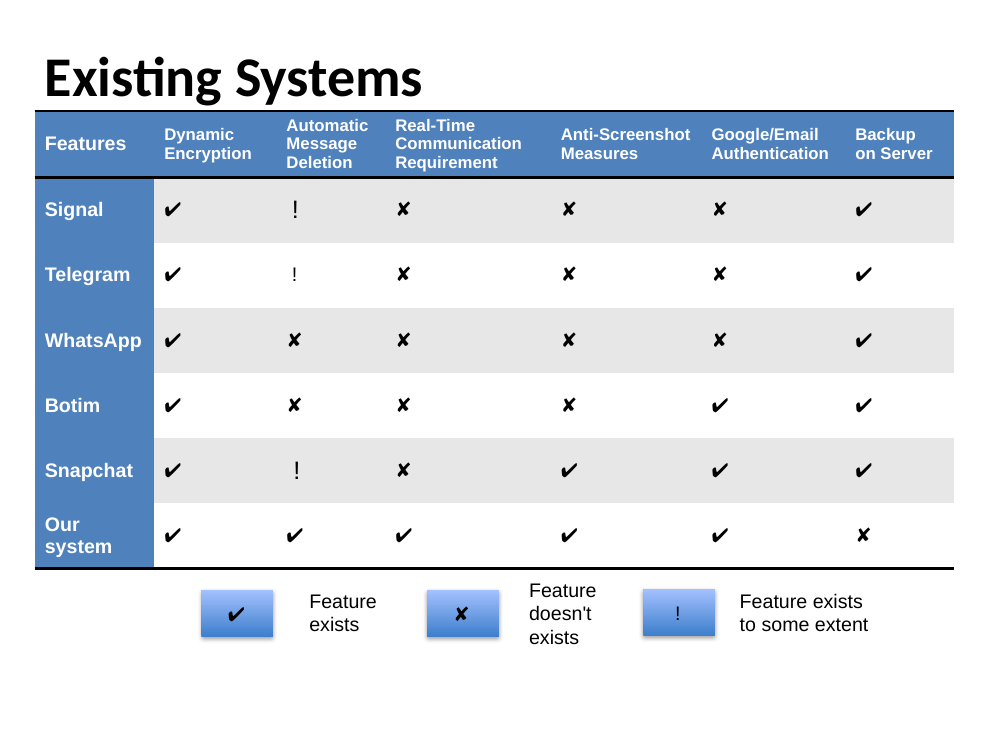
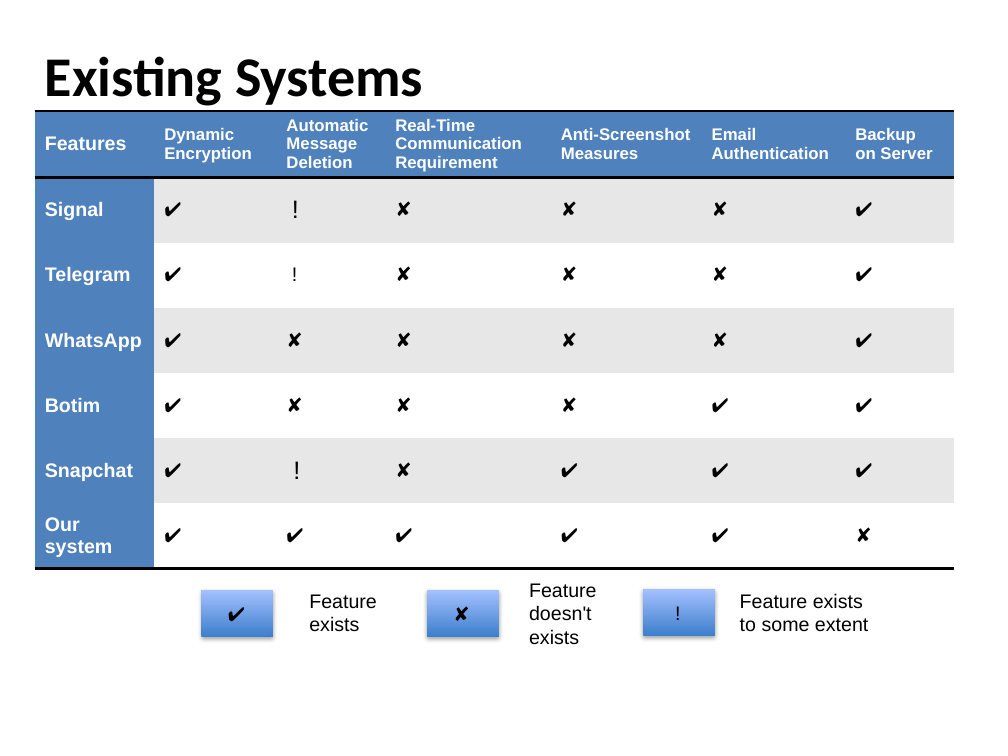
Before and after one commit to HAMZAZAWARI2/selfdm_, a slide deck: slide 8 of Fyp_presentation_part_01.pptx. Drawn at 1008x756 pixels with LibreOffice and Linux fonts; fonts in the diff are those of the drawing; background and template pictures are left out. Boxes give left, top, right and bottom in pixels: in the first picture for what was removed or moved away, otherwise in the second. Text is boxed around its words. In the diff, an @@ line names an element or a change of style, - is before the commit and + after.

```diff
--- a/Fyp_presentation_part_01.pptx
+++ b/Fyp_presentation_part_01.pptx
@@ table at (34, 111, 955, 573) @@
-row 1, column 6: Google/Email Authentication
+row 1, column 6: Email Authentication
```
Also in this commit, not shown: 6 other slides changed, 10 slides added, 7 slides removed.
